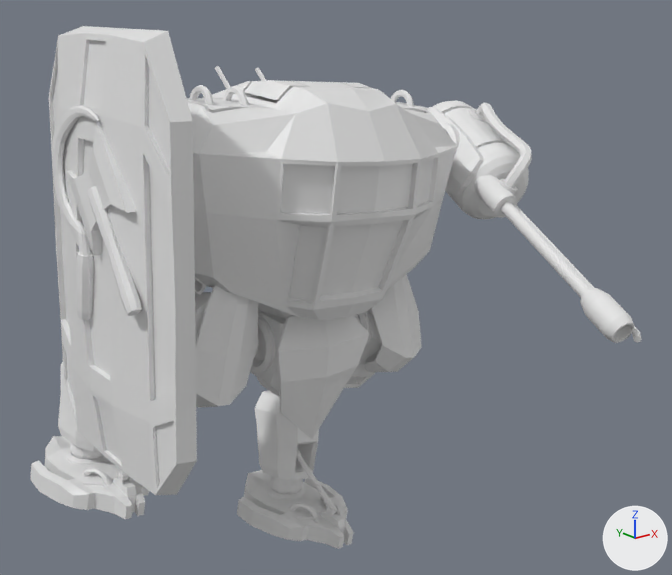
Renders of the FBX model GameJam/Assets/Models/Mecha/Mecha_RunCycle_01.fbx from each side of a commit.
One viewpoint serves both versions: a camera (50 mm lens) standing at (-1.45, -2.6, 1.83) and looking at (0.32, -0.39, 0.95). Arrows for +X, +Y and +Z are at lower right; the lights stay in place. Where no turn or scale is listed for an object, it has been applied to the vertices.

Script lines for the objects in view, before the commit:
```python
ob_mecha_def__flamethrower_l_3 = bpy.data.objects.new('Mecha_DEF__FlameThrower_L_3', me_mesh_002)
ob_mecha_def__flamethrower_l_3.location = (0.195, -0.776, 1.269)
ob_mecha_def__foot_r = bpy.data.objects.new('Mecha_DEF__Foot_R', me_mesh_027)
ob_mecha_def__foot_r.location = (0.101, 0.194, 1.149)
ob_mecha_def__head_3 = bpy.data.objects.new('Mecha_DEF__Head_3', me_mesh_007)
ob_mecha_def__head_3.location = (0.218, -0.28, 0.758)
ob_mecha_def__head_4 = bpy.data.objects.new('Mecha_DEF__Head_4', me_mesh_008)
ob_mecha_def__head_4.location = (0.218, -0.28, 0.758)
ob_mecha_def__lowerleg_r = bpy.data.objects.new('Mecha_DEF__LowerLeg_R', me_mesh_023)
ob_mecha_def__lowerleg_r.location = (0.194, 0.17, 1.083)
ob_mecha_def__shield_r_2 = bpy.data.objects.new('Mecha_DEF__Shield_R_2', me_mesh_004)
ob_mecha_def__shield_r_2.location = (0.241, -0.308, 0.782)
ob_mecha_def__shield_r_3 = bpy.data.objects.new('Mecha_DEF__Shield_R_3', me_mesh_005)
ob_mecha_def__shield_r_3.location = (0.241, -0.308, 0.782)
ob_mecha_def__upperleg_r = bpy.data.objects.new('Mecha_DEF__UpperLeg_R', me_mesh_030)
ob_mecha_def__upperleg_r.location = (0.192, -0.201, 0.766)
ob_mecha_def__upperleg_r_2 = bpy.data.objects.new('Mecha_DEF__UpperLeg_R_2', me_mesh_031)
ob_mecha_def__upperleg_r_2.location = (0.192, -0.201, 0.766)
# also in view: 'Mecha_DEF__LowerLeg_L_2' at (0.4, -0.01, 0.31); 'Mecha_DEF__Foot_L_3' at (0.34, -0.14, 0.11); 'Mecha_DEF__FlameThrower_L' at (0.88, -0.29, 1.32); 'Mecha_DEF__FlameThrower_L_2' at (0.9, -0.69, 1.18); 'Mecha_DEF__Head_5' at (0.27, -0.13, 1.32)
```
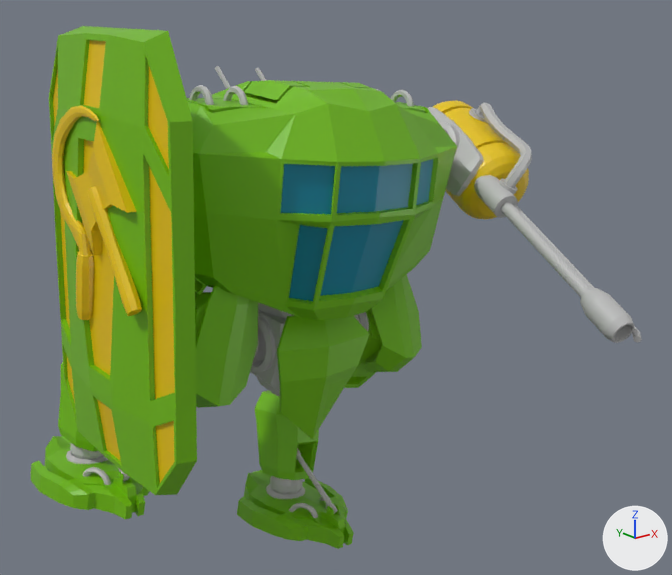
Pixel boxes [x1, y1, x2, y2] of what changed, in the pictures (672 x 575 px):
'Mecha_DEF__Shield_R_3', recoloured (grey to green)
    both: [49, 26, 197, 495]
'Mecha_DEF__Head_2', recoloured (grey to green)
    both: [187, 81, 457, 320]
'Mecha_DEF__Shield_R_2', recoloured (grey to yellow)
    both: [52, 40, 175, 483]
'Mecha_DEF__Head_4', recoloured (grey to cyan)
    both: [281, 159, 433, 301]
'Mecha_DEF__Head_3', recoloured (grey to green)
    both: [187, 80, 456, 306]
'Mecha_DEF__Waist_2', recoloured (grey to green)
    both: [277, 316, 369, 439]
'Mecha_DEF__FlameThrower_L_2', recoloured (white to grey)
    both: [438, 102, 642, 343]
'Mecha_DEF__UpperLeg_R_2', recoloured (grey to green)
    both: [196, 286, 258, 408]
'Mecha_DEF__Foot_L', recoloured (grey to green)
    both: [237, 470, 354, 549]
'Mecha_DEF__Foot_R', recoloured (grey to green)
    both: [31, 436, 150, 519]
'Mecha_DEF__FlameThrower_L_3', recoloured (white to yellow)
    both: [433, 101, 529, 219]
'Mecha_DEF__UpperLeg_L_2', recoloured (grey to green)
    both: [364, 274, 422, 372]
'Mecha_DEF__LowerLeg_L', recoloured (grey to green)
    both: [255, 391, 318, 480]
'Mecha_DEF__FlameThrower_L', recoloured (white to grey)
    both: [427, 107, 484, 196]
'Mecha_DEF__LowerLeg_L_2', recoloured (grey to green)
    both: [255, 408, 319, 443]
'Mecha_DEF__UpperLeg_L', recoloured (grey to green)
    both: [344, 309, 382, 388]
'Mecha_DEF__LowerLeg_R', recoloured (grey to green)
    both: [58, 362, 98, 452]
'Mecha_DEF__UpperLeg_R', recoloured (grey to green)
    both: [195, 292, 211, 341]

The change in detail:
Material 'Mecha_DEF::Green' (mat_mecha_def__green) is new.
Its base color is (0.167, 0.5, 0.0) (green #72bc00).
Its roughness is 0.434.
Material 'Mecha_DEF::Metal' (mat_mecha_def__metal) is new.
Its base color is (0.5, 0.5, 0.5) (grey #bcbcbc).
Its roughness is 0.434.
Material 'Mecha_DEF::Red' (mat_mecha_def__red) is new.
Its base color is (0.8, 0.547, 0.0) (yellow #e7c300).
Its roughness is 0.434.
Material 'Mecha_DEF::Blue' (mat_mecha_def__blue) is new.
Its base color is (0.0, 0.233, 0.35) (cyan #0085a0).
Its roughness is 0.434.
me_mesh_020 has 156 vertices, 92 faces and spans x 0.157..0.488, y -0.135..0.382, z -0.407..0.141.
me_mesh_020 now uses material mat_mecha_def__green (green #72bc00).
me_mesh_011 has 24 vertices, 22 faces and spans x -0.175..0.183, y -0.201..-0.111, z -0.288..0.144.
me_mesh_011 now uses material mat_mecha_def__green (green #72bc00).
me_mesh_002 has 608 vertices, 578 faces and spans x 0.64..0.965, y 0.233..0.713, z -0.188..0.203.
me_mesh_002 now uses material mat_mecha_def__red (yellow #e7c300).
me_mesh_017 has 214 vertices, 191 faces and spans x 0.071..0.441, y -0.388..0.151, z -0.957..-0.816.
me_mesh_017 now uses material mat_mecha_def__green (green #72bc00).
me_mesh has 48 vertices, 46 faces and spans x 0.618..0.747, y 0.295..0.669, z -0.09..0.185.
me_mesh now uses material mat_mecha_def__metal (grey #bcbcbc).
me_mesh_004 has 305 vertices, 266 faces and spans x -0.71..-0.62, y -0.35..0.353, z -0.22..0.941.
me_mesh_004 now uses material mat_mecha_def__red (yellow #e7c300).
me_mesh_031 has 48 vertices, 46 faces and spans x -0.426..-0.168, y -0.248..-0.062, z -0.109..0.317.
me_mesh_031 now uses material mat_mecha_def__green (green #72bc00).
me_mesh_001 has 1197 vertices, 1106 faces and spans x 0.519..0.89, y -0.411..0.577, z -0.387..0.207.
me_mesh_001 now uses material mat_mecha_def__metal (grey #bcbcbc).
me_mesh_030 has 92 vertices, 60 faces and spans x -0.495..-0.17, y -0.22..0.346, z -0.118..0.265.
me_mesh_030 now uses material mat_mecha_def__green (green #72bc00).
me_mesh_005 has 144 vertices, 130 faces and spans x -0.698..-0.558, y -0.361..0.364, z -0.257..0.971.
me_mesh_005 now uses material mat_mecha_def__green (green #72bc00).
me_mesh_013 has 48 vertices, 36 faces and spans x 0.066..0.309, y -0.225..0.042, z -0.844..-0.519.
me_mesh_013 now uses material mat_mecha_def__green (green #72bc00).
me_mesh_007 has 212 vertices, 80 faces and spans x -0.426..0.535, y -0.295..0.051, z 0.183..0.842.
me_mesh_007 now uses material mat_mecha_def__green (green #72bc00).
me_mesh_014 has 16 vertices, 8 faces and spans x 0.081..0.309, y -0.214..0.042, z -0.719..-0.567.
me_mesh_014 now uses material mat_mecha_def__green (green #72bc00).
me_mesh_006 has 412 vertices, 788 faces and spans x -0.461..0.559, y -0.389..0.45, z 0.144..0.836.
me_mesh_006 now uses material mat_mecha_def__green (green #72bc00).
me_mesh_008 has 28 vertices, 8 faces and spans x -0.235..0.331, y -0.368..-0.211, z 0.208..0.649.
me_mesh_008 now uses material mat_mecha_def__blue (cyan #0085a0).
me_mesh_021 has 48 vertices, 46 faces and spans x 0.238..0.49, y -0.185..0.034, z -0.241..0.189.
me_mesh_021 now uses material mat_mecha_def__green (green #72bc00).
me_mesh_023 has 48 vertices, 36 faces and spans x -0.606..-0.356, y -0.164..0.079, z -0.687..-0.347.
me_mesh_023 now uses material mat_mecha_def__green (green #72bc00).
me_mesh_027 has 212 vertices, 190 faces and spans x -0.62..-0.249, y -0.406..0.131, z -0.884..-0.742.
me_mesh_027 now uses material mat_mecha_def__green (green #72bc00).
